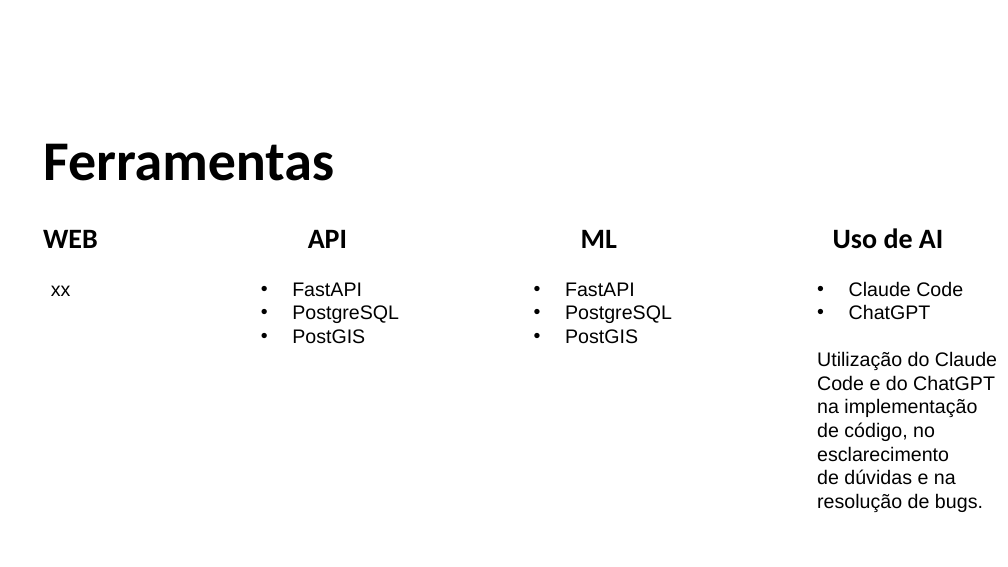
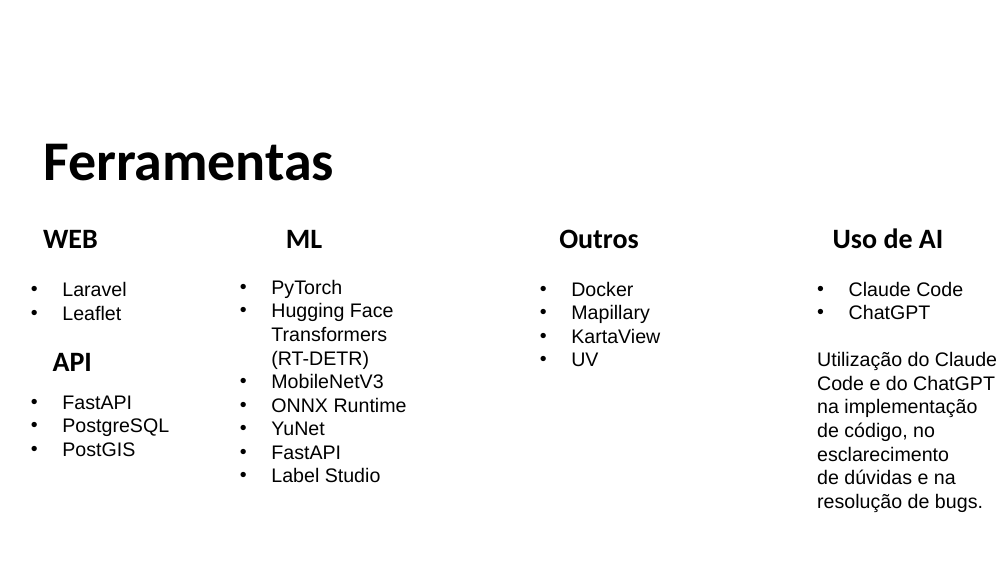
Before and after one commit to JAD-Hackathon/challenge2, a slide deck: slide 8 of docs/JAD_ATC_Hackathon_2026.pptx (slide 7 before the commit). Drawn at 1008x567 pixels with LibreOffice and Linux fonts; fonts in the diff are those of the drawing; background and template pictures are left out. Boxes give left, top, right and bottom in pixels: in the first picture for what was removed or moved away, otherwise in the second. Text is boxed around its words. In the diff, an @@ line names an element or a change of style, - is before the commit and + after.

```diff
--- a/docs/JAD_ATC_Hackathon_2026.pptx
+++ b/docs/JAD_ATC_Hackathon_2026.pptx
@@ text "ML": place and size @@
-text "ML" at [581, 229, 617, 248]
+text "ML" at [286, 229, 322, 248]
@@ text added at [559, 229, 639, 249], 20 pt, text #000000, bold @@
+Outros
@@ text at [62, 281, 126, 321]: text changed @@
-xx
+• Laravel
+• Leaflet
@@ text "PyTorch": place and size @@
-text "PyTorch" at [565, 282, 672, 344]
+text "PyTorch" at [271, 279, 407, 483]
@@ text at [271, 279, 407, 436]: paragraphs added @@
+• PyTorch
+• Hugging Face Transformers (RT-DETR)
+• MobileNetV3
+• ONNX Runtime
+• YuNet
@@ text added at [571, 281, 660, 367], 14 pt, text #000000 @@
+• Docker
+• Mapillary
+• KartaView
+• UV
@@ text "API": place and size @@
-text "API" at [308, 229, 347, 248]
+text "API" at [53, 352, 92, 371]
@@ text "FastAPI": place and size @@
-text "FastAPI" at [292, 282, 399, 344]
+text "FastAPI" at [62, 395, 169, 457]
@@ text at [271, 467, 381, 483]: text changed @@
-• PostgreSQL
-• PostGIS
+• Label Studio
```
Also in this commit, not shown: 2 other slides changed, 20 other files.
